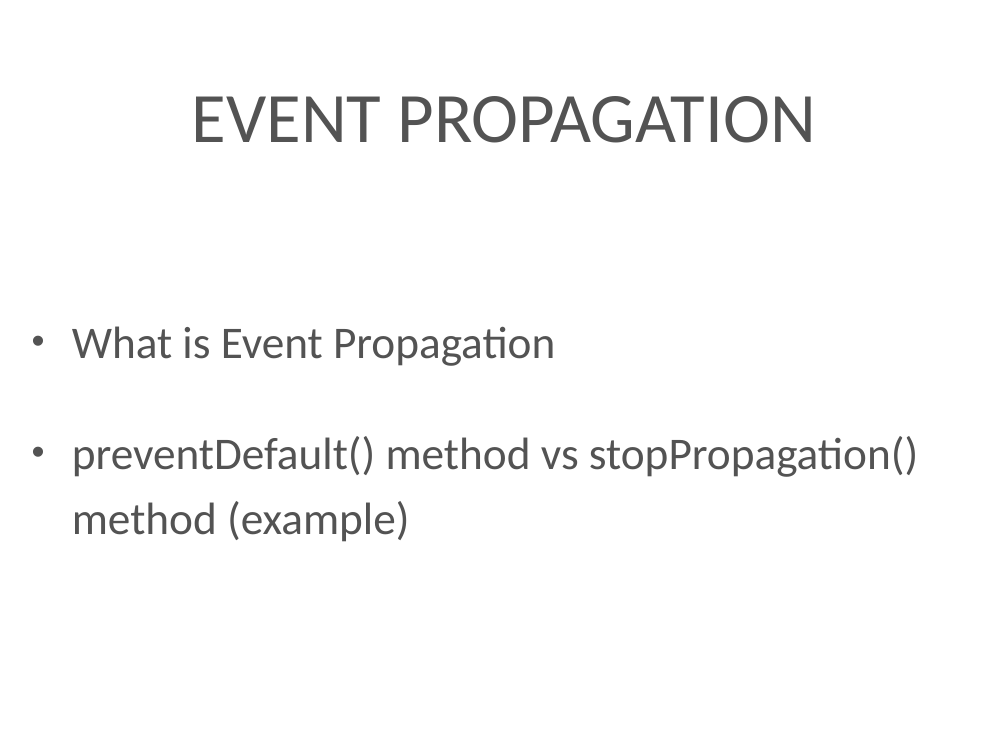
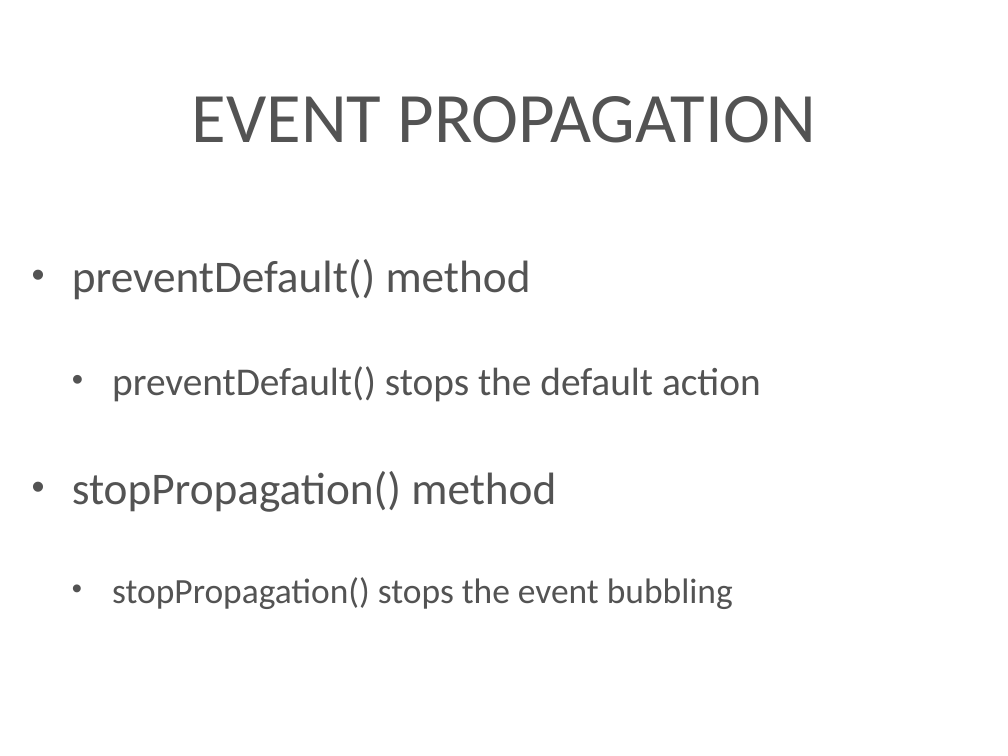
Before and after one commit to kenton-steiner18/Techtasks, a slide deck: slide 34 of presentation/jQuery.pptx. Drawn at 1008x756 pixels with LibreOffice and Linux fonts; fonts in the diff are those of the drawing; background and template pictures are left out. Boxes give left, top, right and bottom in pixels: in the first picture for what was removed or moved away, otherwise in the second. Text is boxed around its words. In the diff, an @@ line names an element or a change of style, - is before the commit and + after.

```diff
--- a/presentation/jQuery.pptx
+++ b/presentation/jQuery.pptx
@@ text at box(72, 259, 761, 609): text changed @@
-• What is Event Propagation
-• preventDefault() method vs stopPropagation() method (example)
+• preventDefault() method
+  • preventDefault() stops the default action
+• stopPropagation() method
+  • stopPropagation() stops the event bubbling
```
Also in this commit, not shown: 3 other slides changed.
